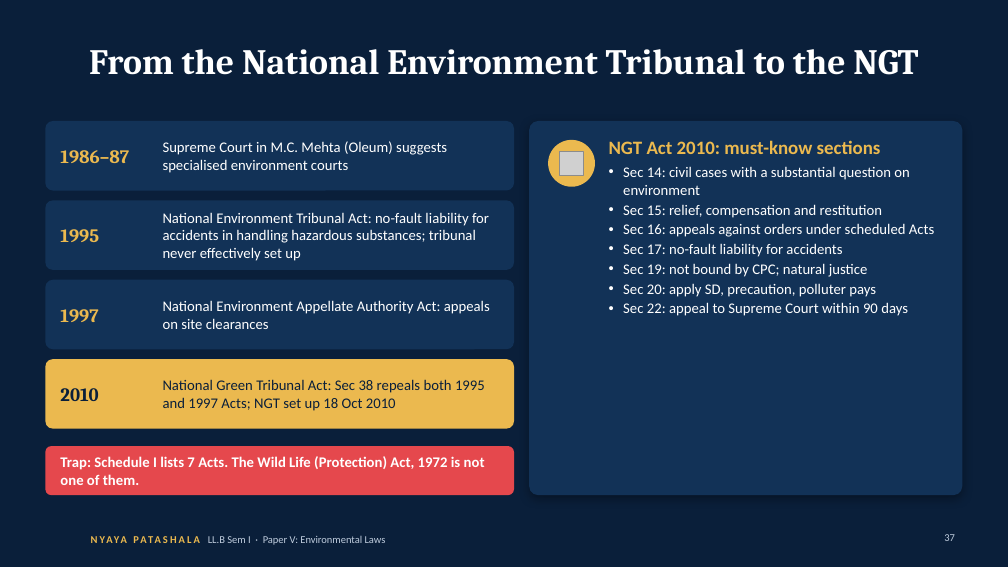
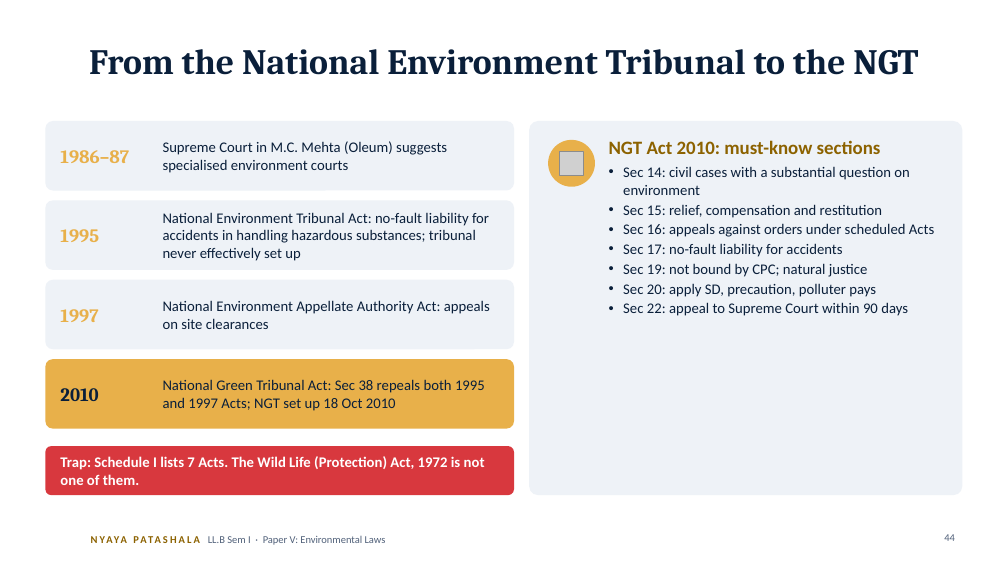
Before and after one commit to missioncivils92/current-affairs-Dasari-Mounika-, a slide deck: slide 44 of law/llb-sem1-environmental-laws/Environmental-Laws-Decoded_AUTO-animations.pptx (slide 37 before the commit). Drawn at 1008x567 pixels with LibreOffice and Linux fonts; fonts in the diff are those of the drawing; grey boxes stand for pictures; background and template pictures are left out. Boxes give left, top, right and bottom in pixels: in the first picture for what was removed or moved away, otherwise in the second. Text is boxed around its words. In the diff, an @@ line names an element or a change of style, - is before the commit and + after.

```diff
--- a/law/llb-sem1-environmental-laws/Environmental-Laws-Decoded_AUTO-animations.pptx
+++ b/law/llb-sem1-environmental-laws/Environmental-Laws-Decoded_AUTO-animations.pptx
@@ background #0A1F3A to #FFFFFF @@
@@ rounded rectangle at bbox=[529, 121, 963, 495]: fill #123257 to #EEF2F7; shadow off @@
@@ ellipse at bbox=[548, 140, 595, 187]: fill #EBB94F to #E8B04A @@
@@ text "NGT Act 2010: must-know sections" at bbox=[609, 140, 934, 316]: text colour #EBB94F to #8C6200 in "NGT Act 2010: must-know sections"; text colour #FFFFFF to #0A1F3A @@
@@ fill #123257 to #EEF2F7 in 3 elements at bbox=[45, 121, 514, 191], bbox=[45, 200, 514, 270], bbox=[45, 280, 514, 349] @@
@@ text colour #EBB94F to #E8B04A in 3 elements at bbox=[60, 150, 129, 163], bbox=[60, 229, 99, 242], bbox=[60, 309, 98, 322] @@
@@ text colour #FFFFFF to #0A1F3A in 4 elements at bbox=[89, 49, 918, 75], bbox=[163, 141, 447, 173], bbox=[163, 212, 489, 261], bbox=[163, 300, 490, 329] @@
@@ rounded rectangle at bbox=[45, 359, 514, 429]: fill #EBB94F to #E8B04A @@
@@ rounded rectangle at bbox=[45, 446, 514, 495]: fill #E5484D to #D8383E @@
@@ text "NYAYA PATASHALA" at bbox=[91, 528, 242, 551]: text colour #EBB94F to #8C6200 @@
@@ text "LL.B Sem I · Paper ..." at bbox=[208, 536, 386, 545]: text colour #BFCCDD to #51617A @@
@@ page number at bbox=[944, 534, 955, 541]: text changed; text colour #BFCCDD to #51617A @@
-37
+44
```
Also in this commit, not shown: 39 other slides changed, 8 slides added, 4 other files.
